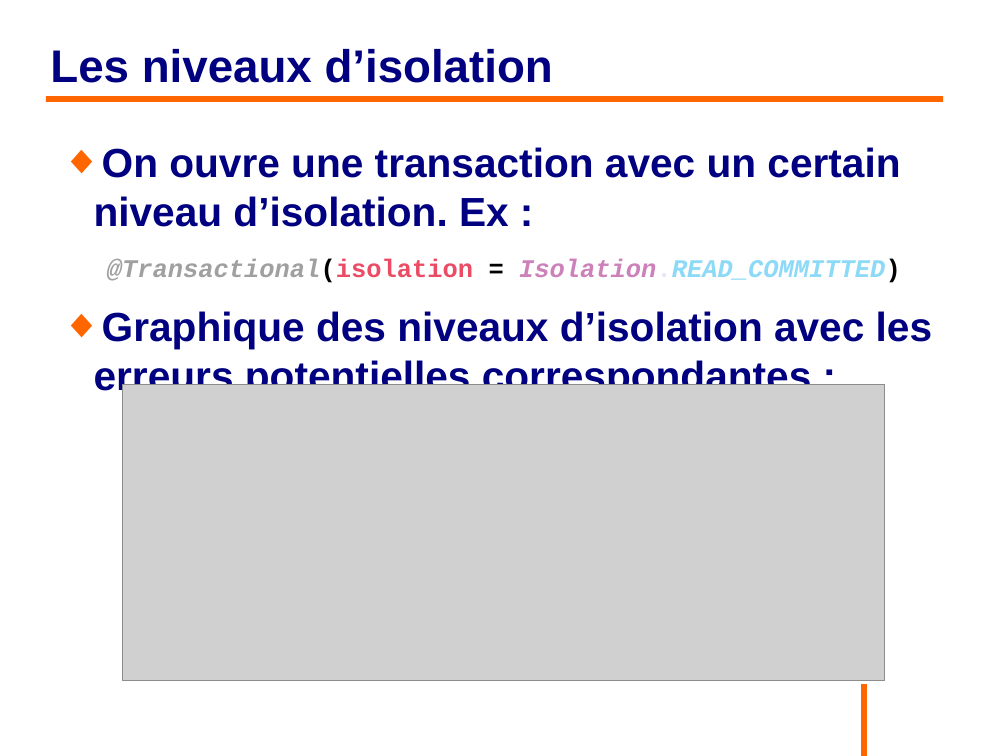
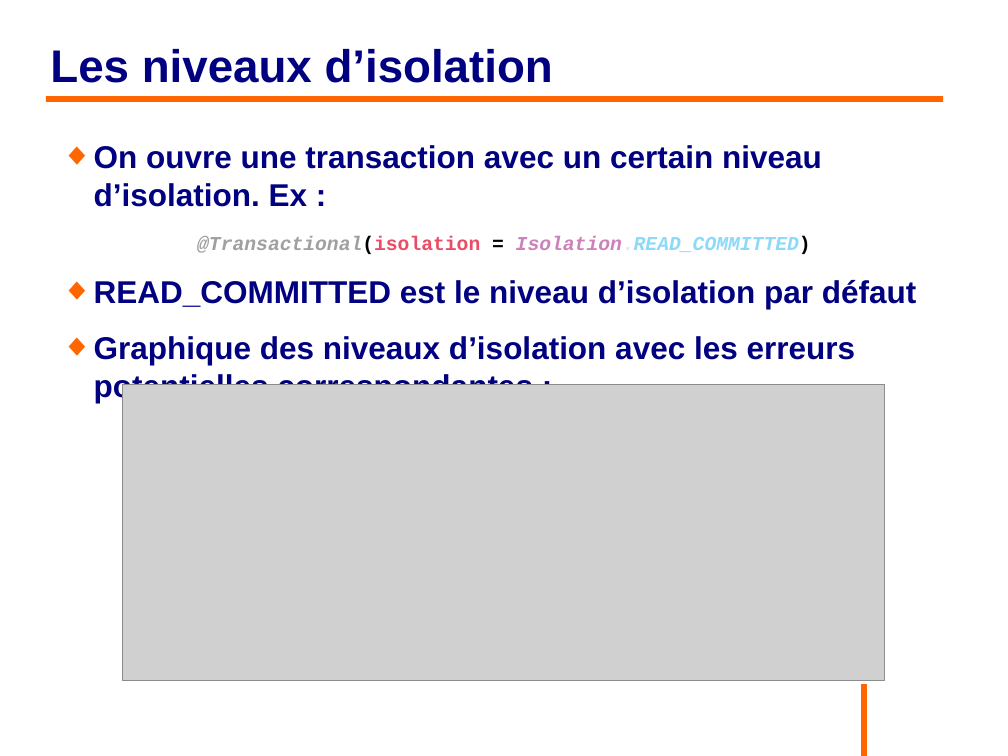
Before and after one commit to philphils/formation-hibernate-avancee, a slide deck: slide 90 of Documentation/diapo_formation_hibernate_avancee.odp. Drawn at 1008x756 pixels with LibreOffice and Linux fonts; fonts in the diff are those of the drawing; grey boxes stand for pictures; background and template pictures are left out. Boxes give left, top, right and bottom in pixels: in the first picture for what was removed or moved away, otherwise in the second. Text is boxed around its words. In the diff, an @@ line names an element or a change of style, - is before the commit and + after.

```diff
--- a/Documentation/diapo_formation_hibernate_avancee.odp
+++ b/Documentation/diapo_formation_hibernate_avancee.odp
@@ text at (94,145,856,403): size 32 to 24.8 pt in "On ouvre une transaction avec un certain ...", "Graphique des niveaux d’isolation avec les erreurs ..."; size 20 to 15.5 pt in "@Transactional(isolation = Isolation.READ_COMMITTED)" @@
@@ text at (94,280,917,309): paragraph added @@
+◆ READ_COMMITTED est le niveau d’isolation par défaut
```
Also in this commit, not shown: 7 other slides changed, 2 slides added.
